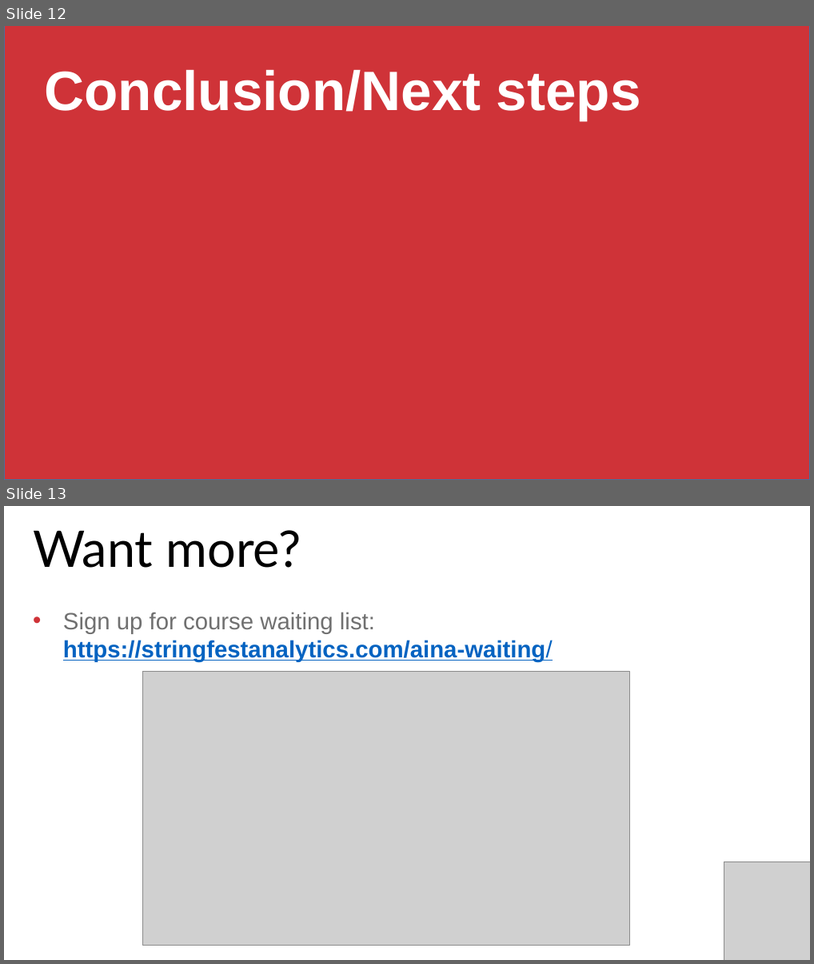
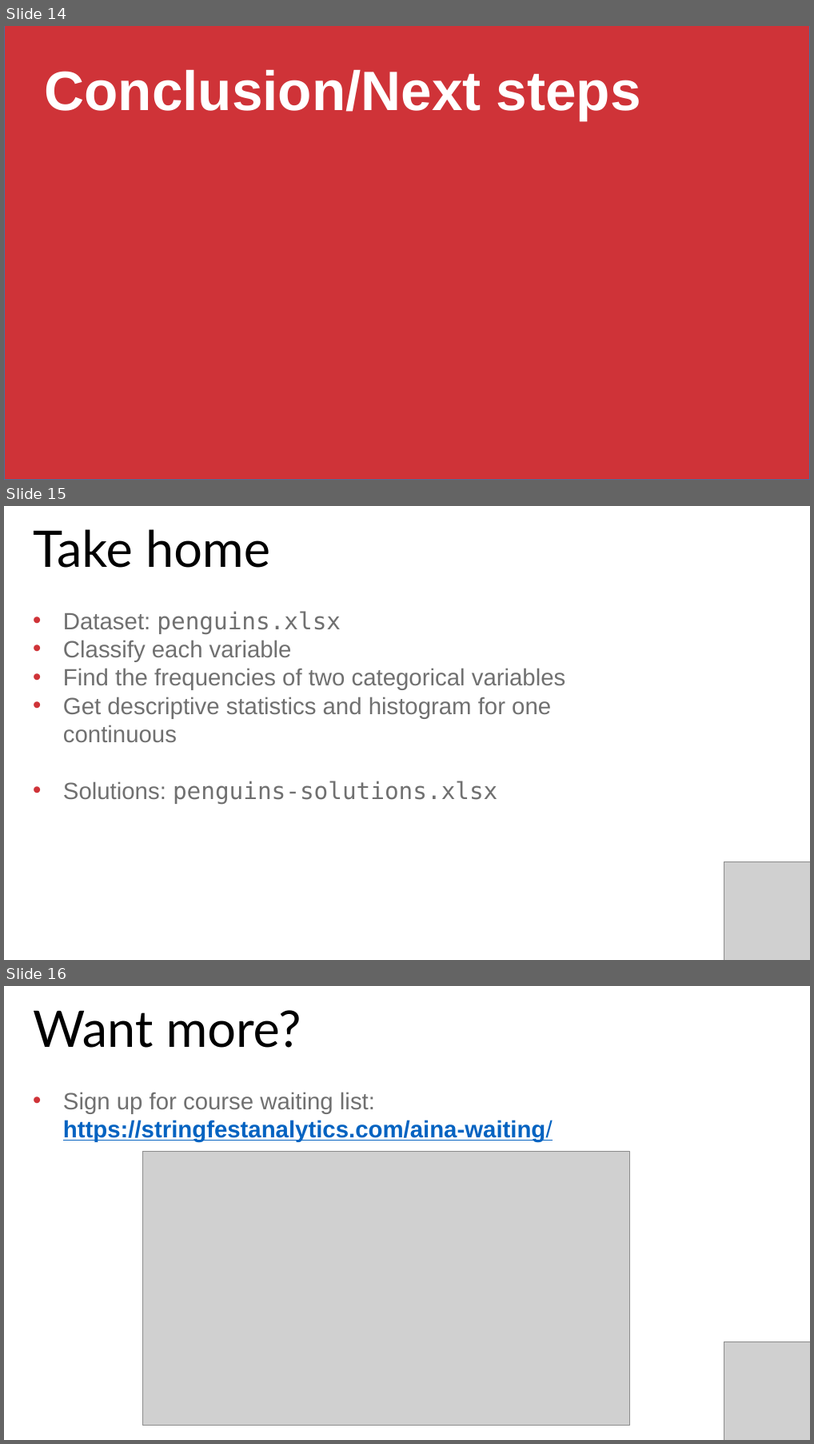
Before and after one commit to stringfestdata/aina-excel-stats-starter, a slide deck: advancing-into-analytics-excel-foundations.pptx. Shown one above the other, each under a label of ours: slides 12 and 13 before the commit, slides 14, 15 and 16 after it. The pictures are 814x964 and 814x1444 pixels, drawn with LibreOffice and Linux fonts; fonts in the diff are those of the drawing; grey boxes stand for pictures. Boxes give left, top, right and bottom in pixels: in the first picture for what was removed or moved away, otherwise in the second. Text is boxed around its words. In the diff, an @@ line names an element or a change of style, - is before the commit and + after.

```diff
--- a/advancing-into-analytics-excel-foundations.pptx
+++ b/advancing-into-analytics-excel-foundations.pptx
@@ slide 15 added at (4,506,810,960), background #FFFFFF @@
@@ text added at (33,529,270,568), 60 pt, text #000000 @@
+Take home
@@ text added at (63,611,566,804), 28 pt, text #707070 @@
+• Dataset: penguins.xlsx
+• Classify each variable
+• Find the frequencies of two categorical variables
+• Get descriptive statistics and histogram for one continuous
+• Solutions: penguins-solutions.xlsx
@@ picture added at (725,861,810,960) @@
@@ what was slide 12 is now slide 14 @@
@@ what was slide 13 is now slide 16 @@
```
Also in this commit, not shown: 1 slide changed, 2 other slides added, 2 other files.
